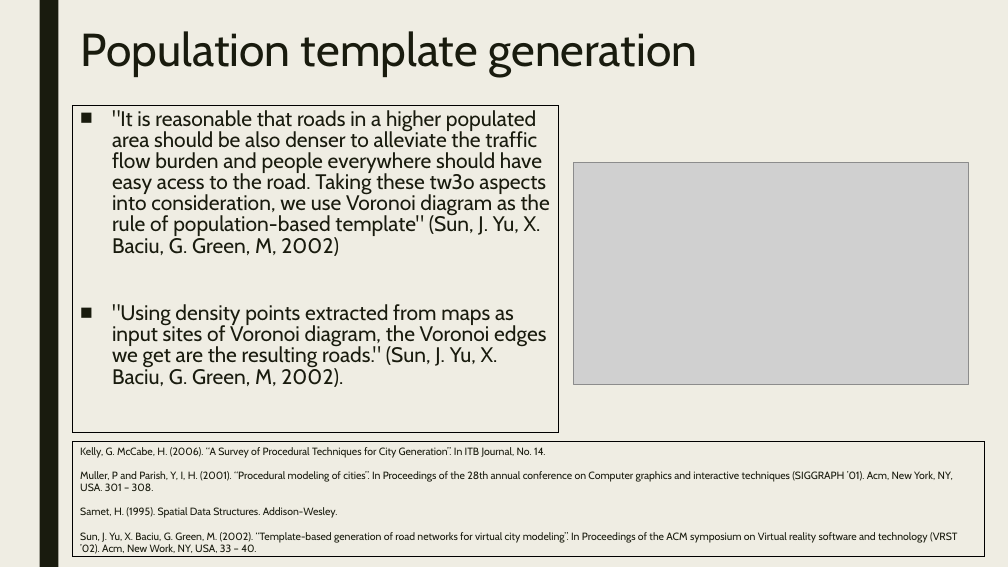
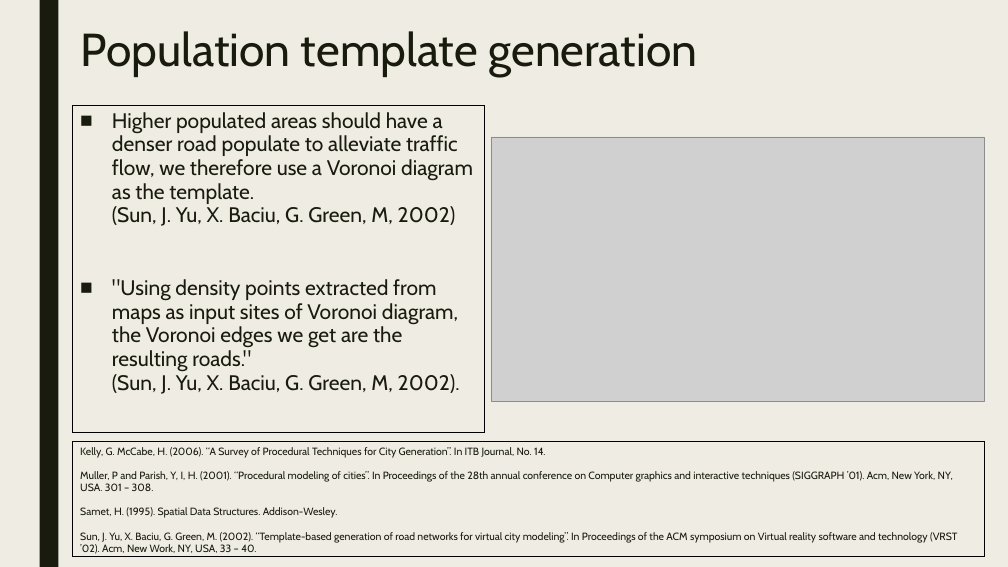
Before and after one commit to JosephBarber96/FinalProject, a slide deck: slide 11 of Presentation.pptx. Drawn at 1008x567 pixels with LibreOffice and Linux fonts; fonts in the diff are those of the drawing; grey boxes stand for pictures. Boxes give left, top, right and bottom in pixels: in the first picture for what was removed or moved away, otherwise in the second. Text is boxed around its words. In the diff, an @@ line names an element or a change of style, - is before the commit and + after.

Commit message:
Presentation readability improvements based on practise presenting.

```diff
--- a/Presentation.pptx
+++ b/Presentation.pptx
@@ rectangle "Higher populated areas should have ...": place and size @@
-rectangle "Higher populated areas should have ..." at box(73, 105, 558, 432)
+rectangle "Higher populated areas should have ..." at box(73, 105, 485, 432)
@@ text in rectangle at box(112, 112, 473, 226): text changed @@
-■ "It is reasonable that roads in a higher populated area should be also denser to alleviate the traffic flow burden and people everywhere should have easy acess to the road. Taking these tw3o aspects into consideration, we use Voronoi diagram as the rule of population-based template" (Sun, J. Yu, X. Baciu, G. Green, M, 2002)
+■ Higher populated areas should have a denser road populate to alleviate traffic flow, we therefore use a Voronoi diagram as the template.
+  (Sun, J. Yu, X. Baciu, G. Green, M, 2002)
@@ picture: place and size @@
-picture at box(574, 163, 969, 385)
+picture at box(492, 137, 985, 402)
@@ text in rectangle at box(112, 279, 460, 394): line spacing 0.84 to 0.94 @@
```
Also in this commit, not shown: 7 other slides changed.
